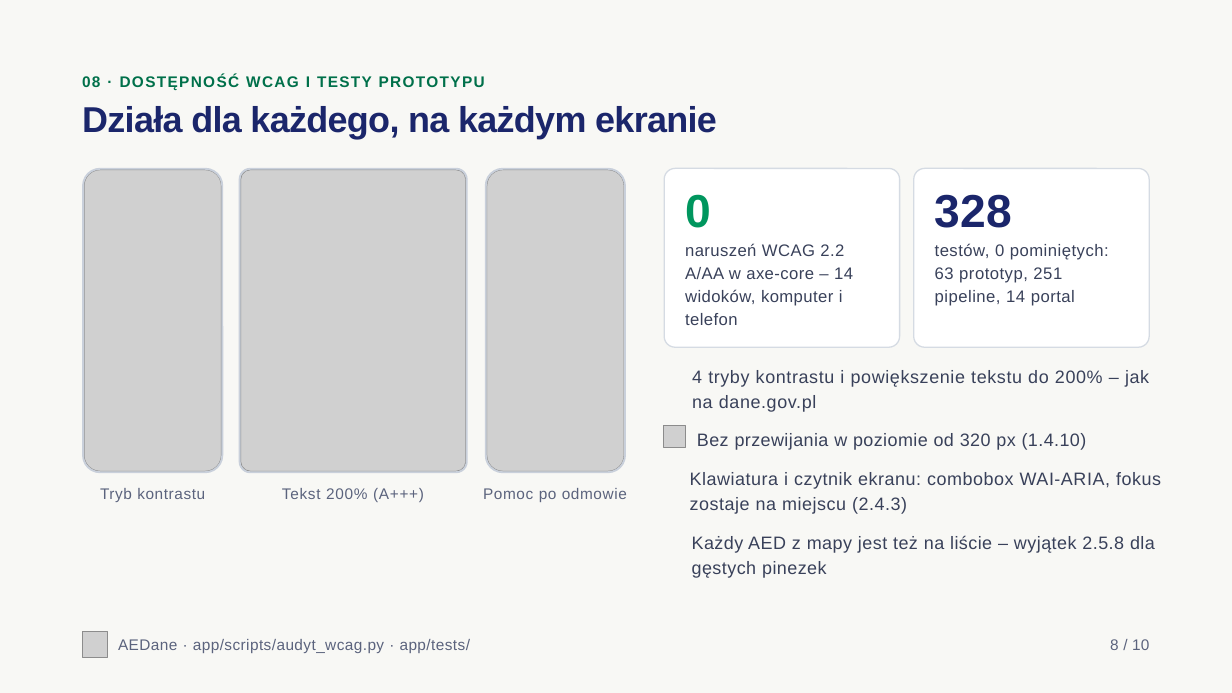
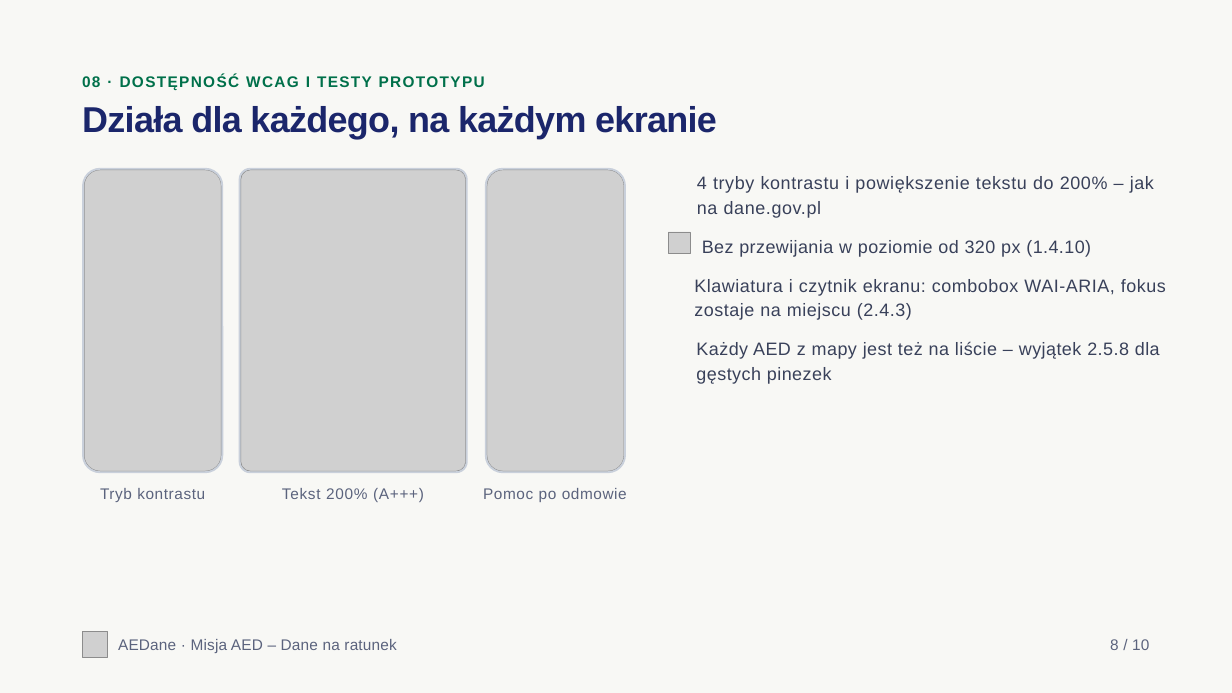
Before and after one commit to tymsonS/AED, a slide deck: slide 8 of presentation/aedane-prezentacja.pptx. Drawn at 1232x693 pixels with LibreOffice and Linux fonts; fonts in the diff are those of the drawing; grey boxes stand for pictures; background and template pictures are left out. Boxes give left, top, right and bottom in pixels: in the first picture for what was removed or moved away, otherwise in the second. Text is boxed around its words. In the diff, an @@ line names an element or a change of style, - is before the commit and + after.

```diff
--- a/presentation/aedane-prezentacja.pptx
+++ b/presentation/aedane-prezentacja.pptx
@@ rounded rectangle removed at (665,168,900,348) @@
@@ rounded rectangle removed at (914,168,1150,348) @@
@@ text removed at (685,194,711,228) @@
-0
@@ text removed at (935,194,1012,228) @@
-328
@@ text removed at (685,243,853,325) @@
-naruszeń WCAG 2.2 A/AA w axe-core – 14 widoków, komputer i telefon
@@ text removed at (935,243,1109,306) @@
-testów, 0 pominiętych: 63 prototyp, 251 pipeline, 14 portal
@@ 4 texts, 1 picture: place and size @@
-4 texts, 1 picture at (664,370,1161,578)
+4 texts, 1 picture at (668,176,1166,384)
@@ text at (118,639,396,653): text changed @@
-AEDane · app/scripts/audyt_wcag.py · app/tests/
+AEDane · Misja AED – Dane na ratunek
```
Also in this commit, not shown: 6 other slides changed, 2 other files.
